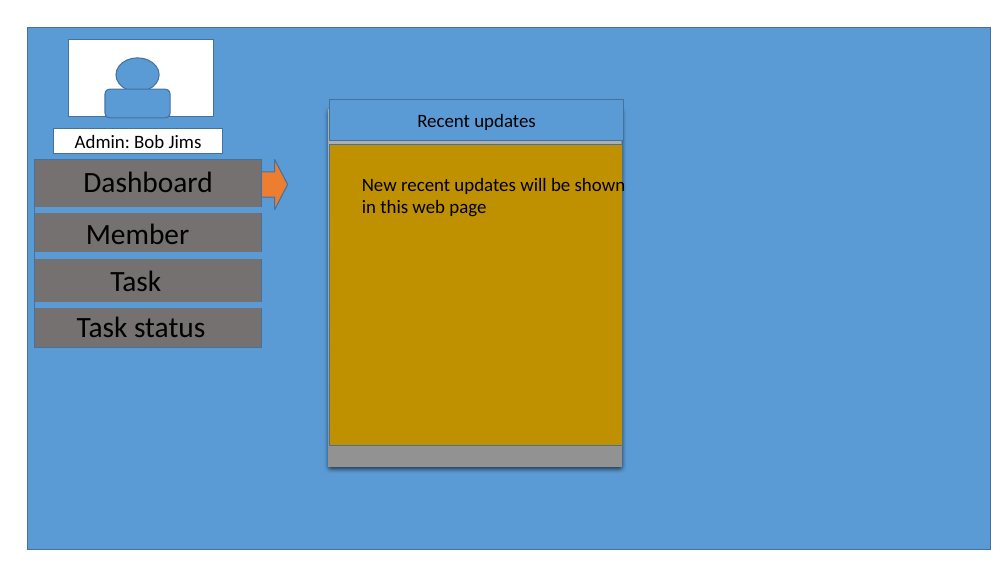
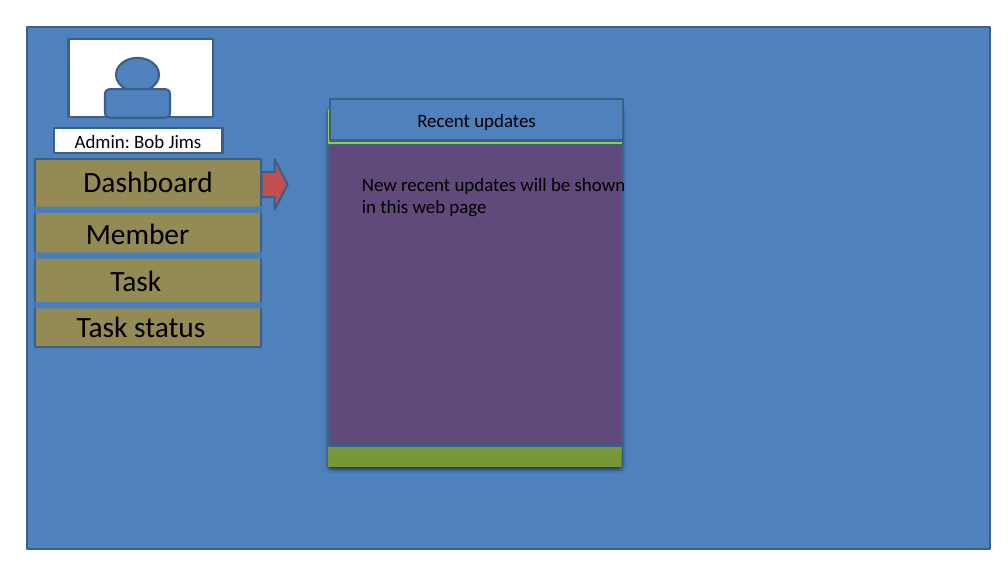
Before and after one commit to beatboxdave/Group-Project---Tasker-Group-10-, a slide deck: slide 2 of updateTask/updateTask.pptx. Drawn at 1008x567 pixels with LibreOffice and Linux fonts; fonts in the diff are those of the drawing. Boxes give left, top, right and bottom in pixels: in the first picture for what was removed or moved away, otherwise in the second. Text is boxed around its words. In the diff, an @@ line names an element or a change of style, - is before the commit and + after.

```diff
--- a/updateTask/updateTask.pptx
+++ b/updateTask/updateTask.pptx
@@ rectangle at (x1=69, y1=39, x2=214, y2=117): outline #43739E 1 pt to #3A5F8C 2 pt @@
@@ fill #5B9BD5 to #4F81BD; outline #43739E 1 pt to #3A5F8C 2 pt in 3 elements at (x1=330, y1=99, x2=623, y2=141), (x1=27, y1=27, x2=991, y2=549), (x1=116, y1=58, x2=159, y2=92) @@
@@ rounded rectangle at (x1=105, y1=89, x2=170, y2=118): fill #5B9BD5 to #4F81BD; outline #43739E 1 pt to #3A5F8C 2 pt; proportions changed @@
@@ rectangle at (x1=328, y1=109, x2=622, y2=467): fill gradient #AFAFAF to #A5A5A5 to #939393 to gradient #779737 to #9BC348 to #9DC746 @@
@@ rectangle "Admin: Bob Jims" at (x1=54, y1=128, x2=222, y2=153): outline #43739E 1 pt to #3A5F8C 2 pt @@
@@ rectangle at (x1=329, y1=144, x2=622, y2=445): fill #BF9000 to #604A7B; outline #43739E 1 pt to #3A5F8C 2 pt @@
@@ rectangle at (x1=35, y1=160, x2=262, y2=347): fill #767171 to #948A54; outline #43739E 1 pt to #3A5F8C 2 pt @@
@@ right arrow at (x1=262, y1=160, x2=288, y2=210): fill #ED7D31 to #C0504D; outline #43739E 1 pt to #3A5F8C 2 pt; proportions changed @@
@@ line (35, 209) - (262, 209): stroke #5B9BD5 6 pt to #4B7EBC 6.01 pt @@
@@ line (35, 256) - (262, 256): stroke #5B9BD5 6 pt to #4B7EBC 6.01 pt @@
@@ line (35, 306) - (262, 306): stroke #5B9BD5 6 pt to #4B7EBC 6.01 pt @@
```
Also in this commit, not shown: 8 other slides changed, 4 other files.
